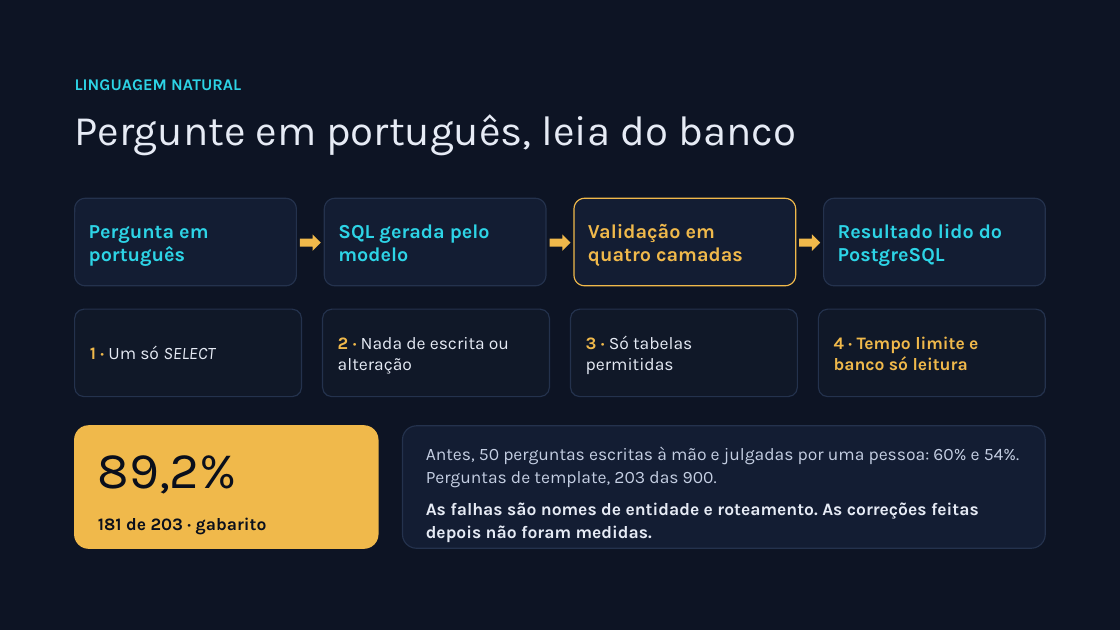
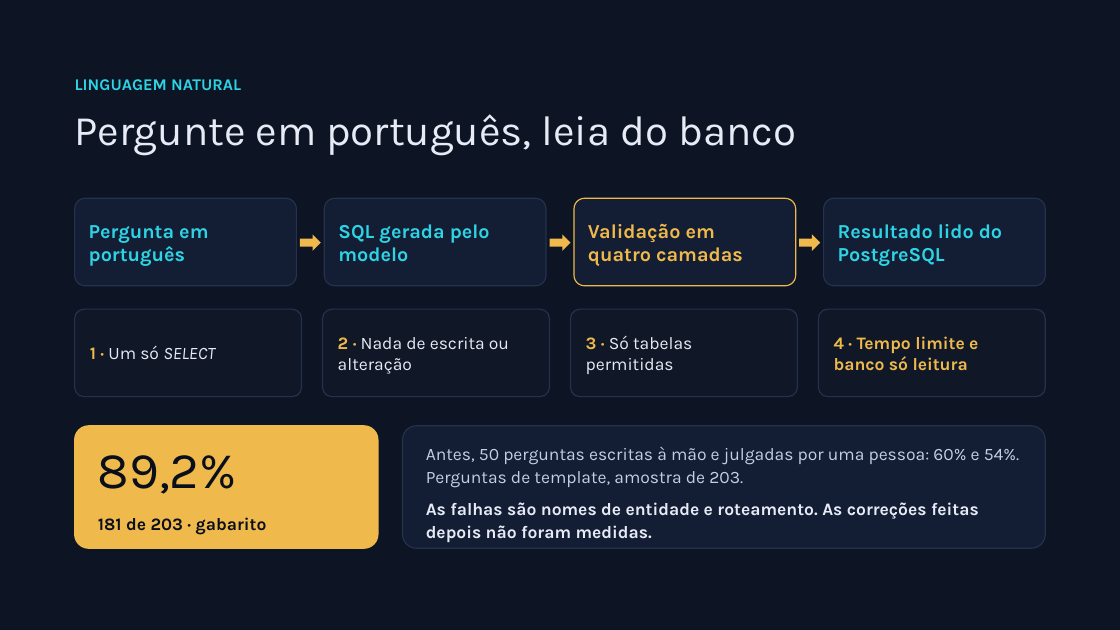
Before and after one commit to tamiosso125/lol-analytics, a slide deck: slide 14 of docs/bellestraiko_defesa_v4.pptx. Drawn at 1120x630 pixels with LibreOffice and Linux fonts; fonts in the diff are those of the drawing. Boxes give left, top, right and bottom in pixels: in the first picture for what was removed or moved away, otherwise in the second. Text is boxed around its words. In the diff, an @@ line names an element or a change of style, - is before the commit and + after.

```diff
--- a/docs/bellestraiko_defesa_v4.pptx
+++ b/docs/bellestraiko_defesa_v4.pptx
@@ text at (426, 447, 1019, 488): text changed @@
-Antes, 50 perguntas escritas à mão e julgadas por uma pessoa: 60% e 54%. Perguntas de template, 203 das 900.
+Antes, 50 perguntas escritas à mão e julgadas por uma pessoa: 60% e 54%. Perguntas de template, amostra de 203.
```
Also in this commit, not shown: 6 other files.
